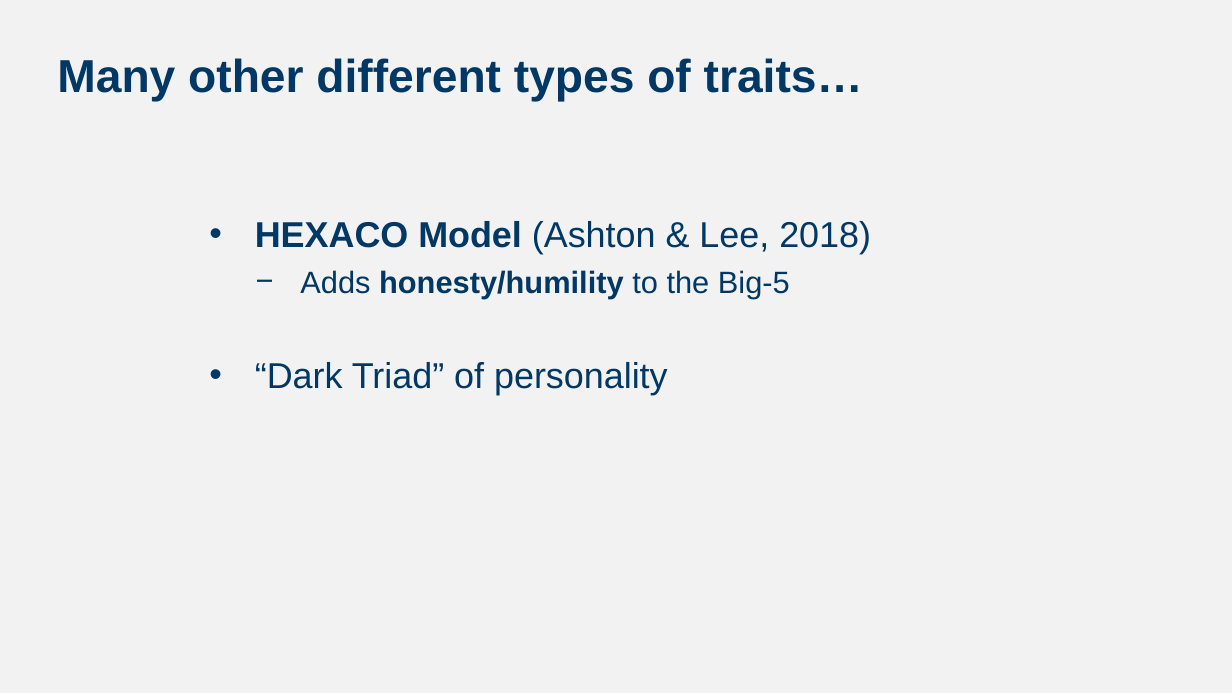
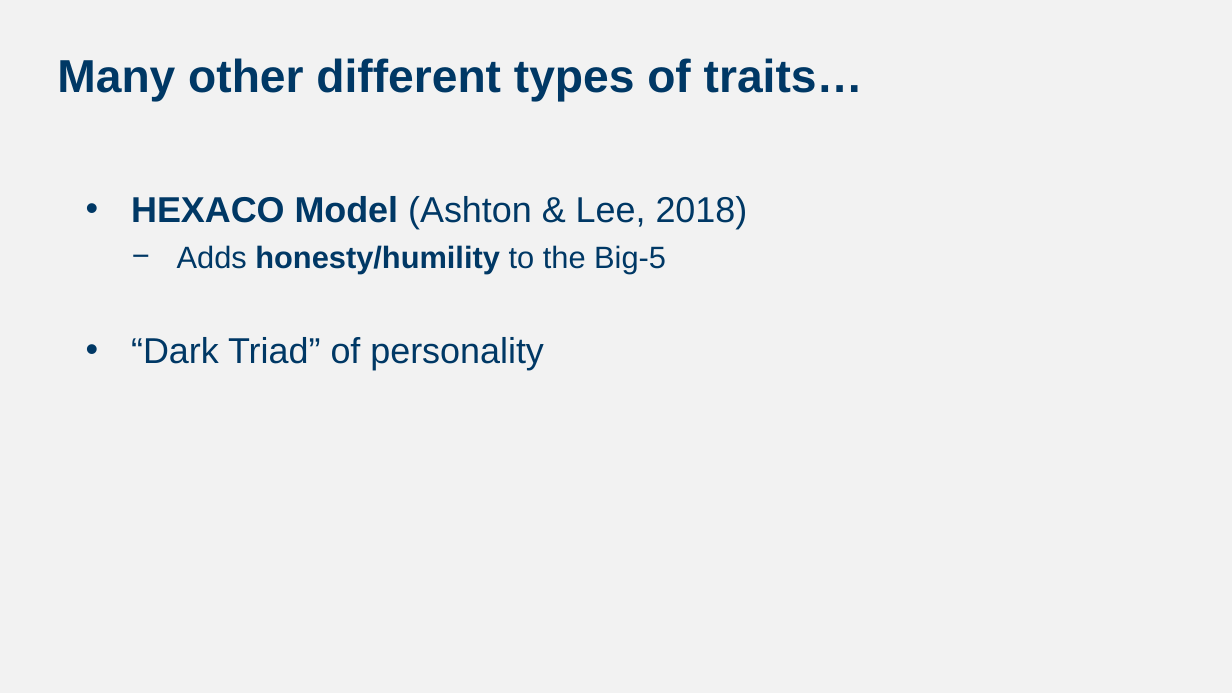
Before and after one commit to npm27/Teaching-Materials, a slide deck: slide 16 of Tests and Eval/Fall 25/Slides/Personality Testing.pptx. Drawn at 1232x693 pixels with LibreOffice and Linux fonts; fonts in the diff are those of the drawing. Boxes give left, top, right and bottom in pixels: in the first picture for what was removed or moved away, otherwise in the second. Text is boxed around its words. In the diff, an @@ line names an element or a change of style, - is before the commit and + after.

```diff
--- a/Tests and Eval/Fall 25/Slides/Personality Testing.pptx
+++ b/Tests and Eval/Fall 25/Slides/Personality Testing.pptx
@@ text "HEXACO Model (Ashton & Lee, ...": place and size @@
-text "HEXACO Model (Ashton & Lee, ..." at (255, 221, 871, 395)
+text "HEXACO Model (Ashton & Lee, ..." at (131, 196, 748, 370)
```
Also in this commit, not shown: 4 other slides changed, 7 slides added, 3 slides removed.
